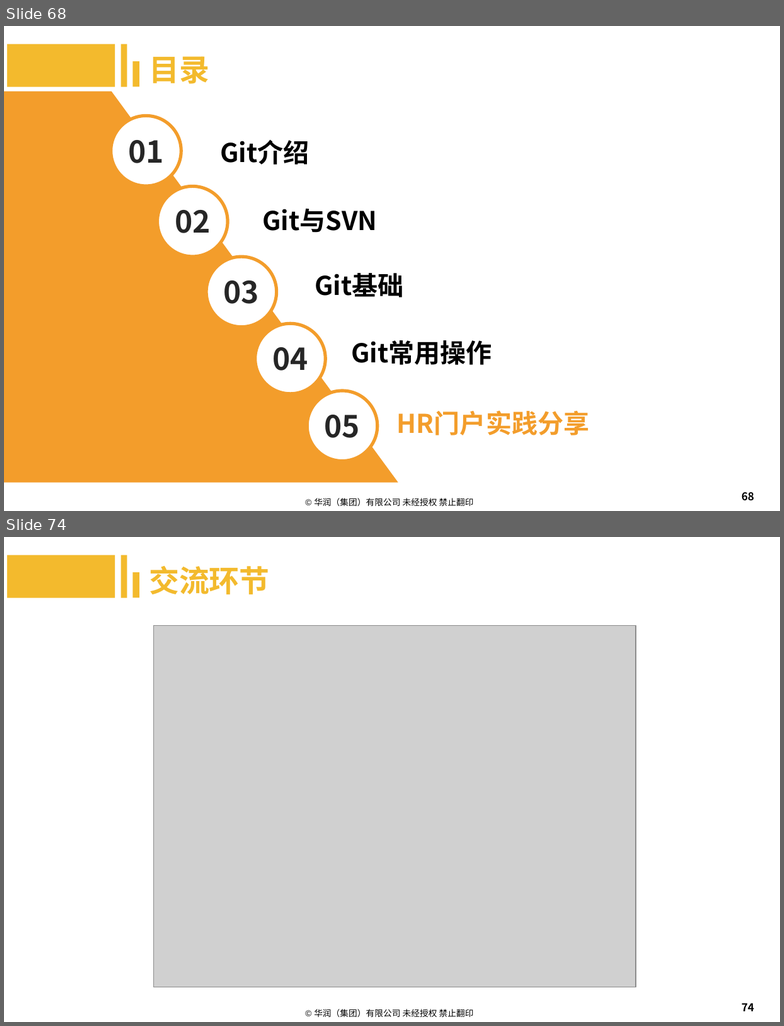
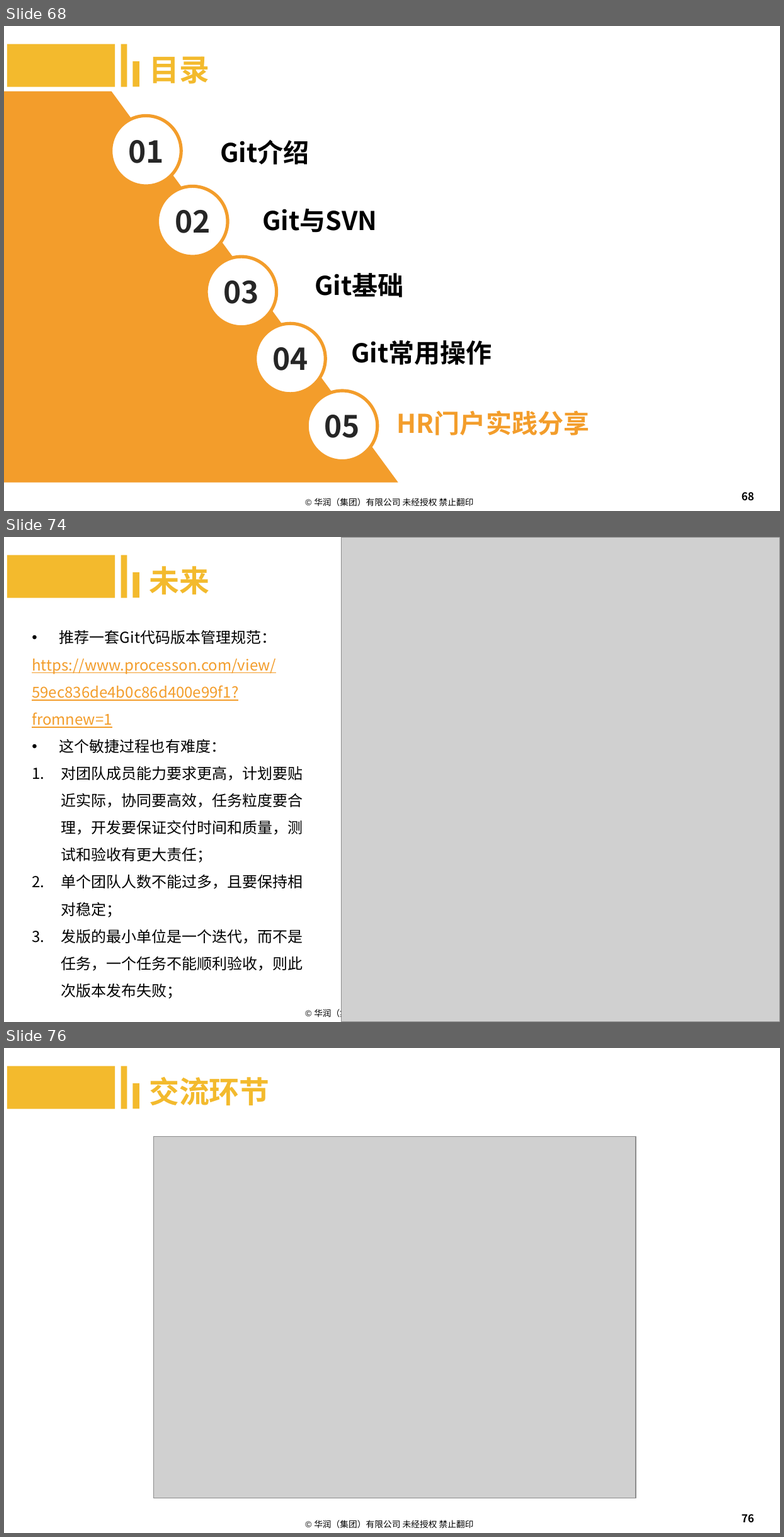
Before and after one commit to machenzhao/git-present, a slide deck: Git.pptx. Shown one above the other, each under a label of ours: slides 68 and 74 before the commit, slides 68, 74 and 76 after it; the slides between them are not shown. The pictures are 784x1026 and 784x1537 pixels, drawn with LibreOffice and Linux fonts; fonts in the diff are those of the drawing; grey boxes stand for pictures; background and template pictures are left out. Boxes give left, top, right and bottom in pixels: in the first picture for what was removed or moved away, otherwise in the second. Text is boxed around its words. In the diff, an @@ line names an element or a change of style, - is before the commit and + after.

```diff
--- a/Git.pptx
+++ b/Git.pptx
@@ slide 74 added at (4, 537, 780, 1022), background #FFFFFF; not listed: 1 template element that a slide beside it also shows @@
@@ rectangle added at (7, 555, 115, 597), fill #F3BA2D @@
@@ rectangle added at (121, 555, 127, 597), fill #F3BA2D @@
@@ picture added at (342, 537, 780, 1021) @@
@@ rectangle added at (133, 573, 140, 598), fill #F3BA2D @@
@@ text added at (149, 566, 209, 595), 28 pt, text #F3BA2D, bold @@
+未来
@@ text added at (32, 630, 303, 971), 14 pt, text #000000 @@
+• 推荐一套Git代码版本管理规范：
+https://www.processon.com/view/59ec836de4b0c86d400e99f1?fromnew=1
+• 这个敏捷过程也有难度：
+1. 对团队成员能力要求更高，计划要贴近实际，协同要高效，任务粒度要合理，开发要保证交付时间和质量，测试和验收有更大责任；
+2. 单个团队人数不能过多，且要保持相对稳定；
+3. 发版的最小单位是一个迭代，而不是任务，一个任务不能顺利验收，则此次版本发布失败；
@@ page number added at (594, 996, 761, 1022), 10 pt, text #000000 @@
+74
@@ what was slide 74 is now slide 76 @@
@@ page number at (742, 1514, 754, 1523): text changed @@
-74
+76
```
Also in this commit, not shown: 5 slides changed, 1 other slide added.
